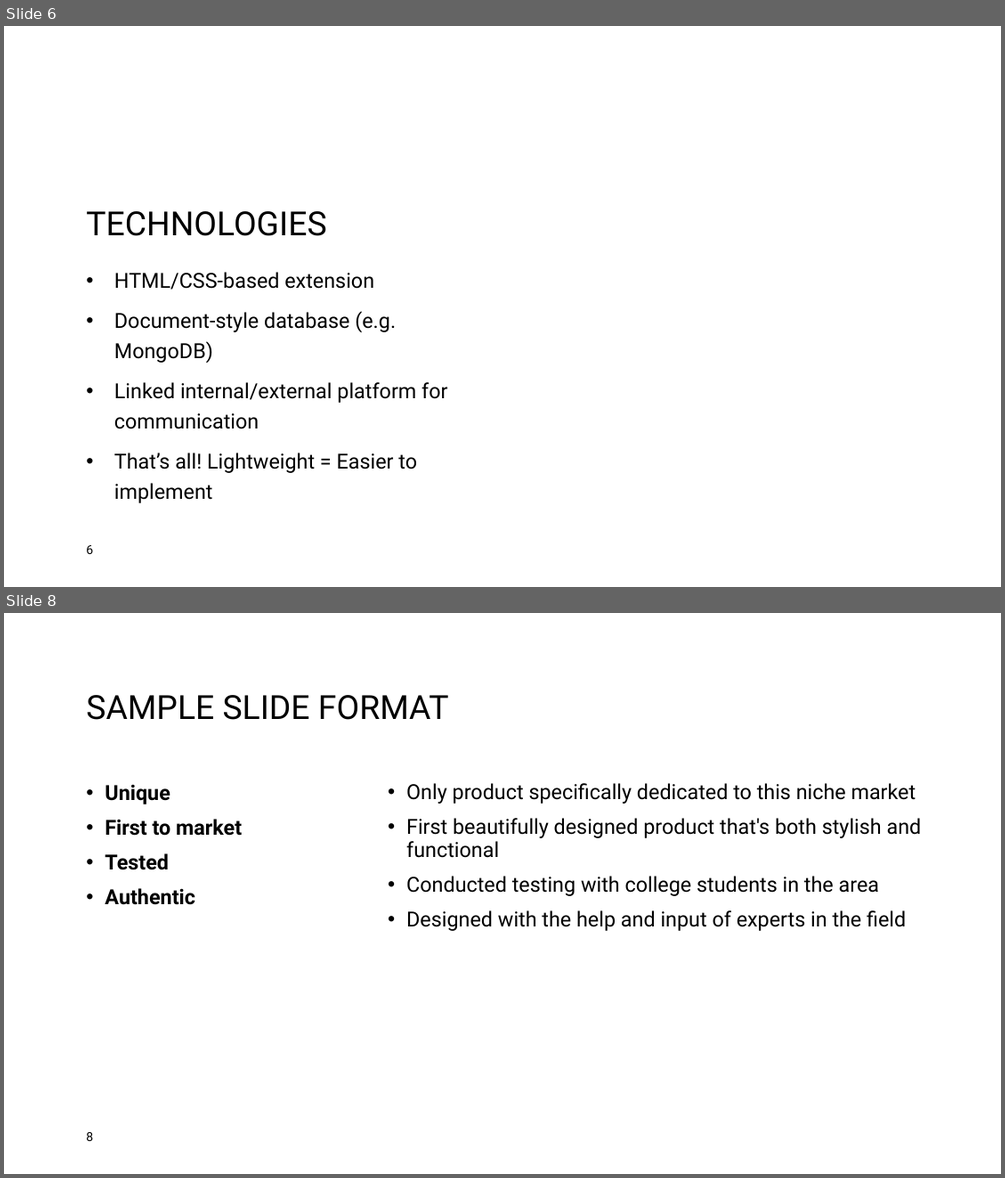
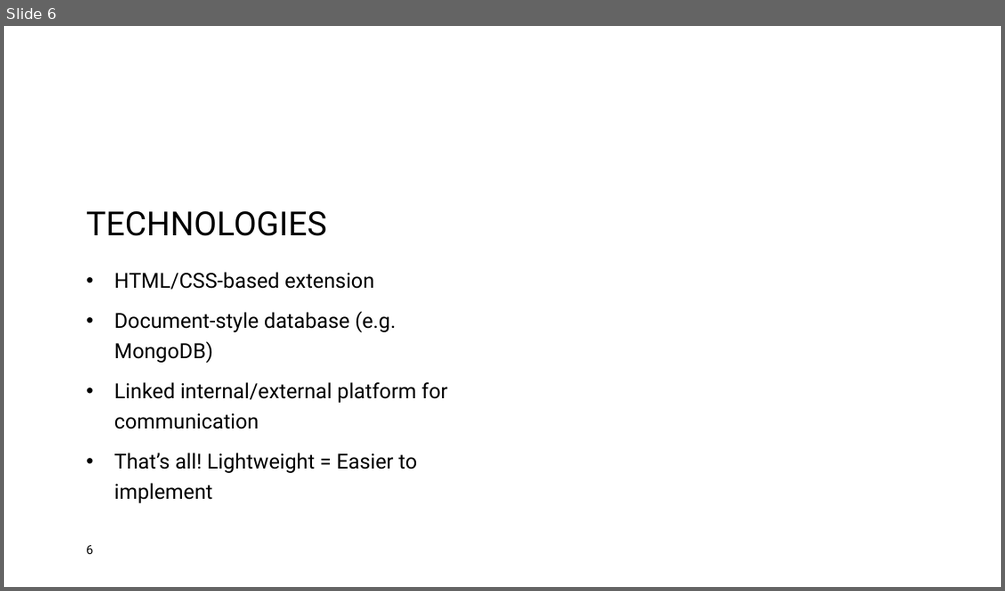
Before and after one commit to IntrixTheName/Error404, a slide deck: Azul Connect.pptx. Shown one above the other, each under a label of ours: slides 6 and 8 before the commit, slide 6 after it; the slides between them are not shown. The pictures are 1005x1178 and 1005x591 pixels, drawn with LibreOffice and Linux fonts; fonts in the diff are those of the drawing; background and template pictures are left out. Boxes give left, top, right and bottom in pixels: in the first picture for what was removed or moved away, otherwise in the second. Text is boxed around its words. In the diff, an @@ line names an element or a change of style, - is before the commit and + after.

```diff
--- a/Azul Connect.pptx
+++ b/Azul Connect.pptx
@@ slide 8 removed at (x1=4, y1=613, x2=1001, y2=1174), background #FFFFFF @@
@@ title removed at (x1=86, y1=695, x2=449, y2=720) @@
-SAMPLE SLIDE FORMAT
@@ text removed at (x1=105, y1=784, x2=242, y2=905) @@
-• Unique
-• First to market
-• Tested
-• Authentic
@@ text removed at (x1=406, y1=783, x2=922, y2=931) @@
-• Only product specifically dedicated to this niche market
-• First beautifully designed product that's both stylish and functional
-• Conducted testing with college students in the area
-• Designed with the help and input of experts in the field
@@ page number removed at (x1=86, y1=1132, x2=93, y2=1141) @@
-8
```
Also in this commit, not shown: 1 slide added, 2 other slides removed.
